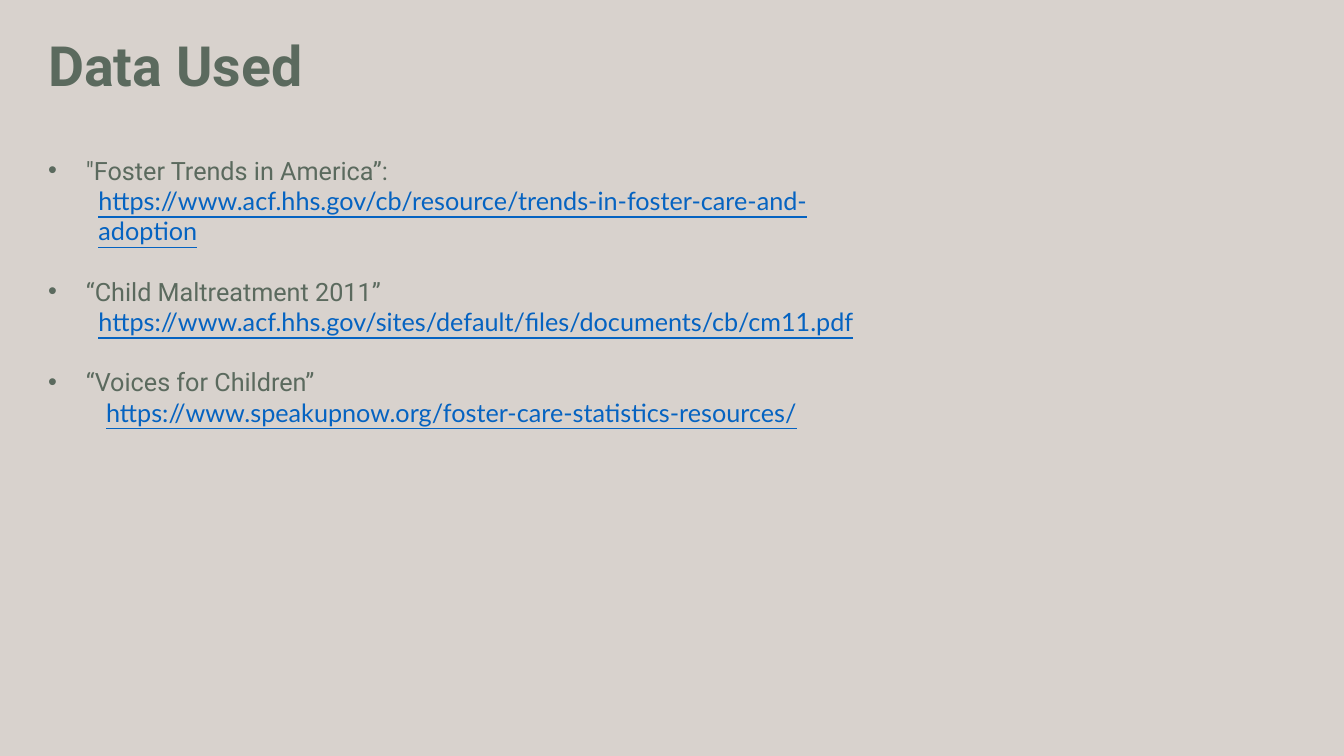
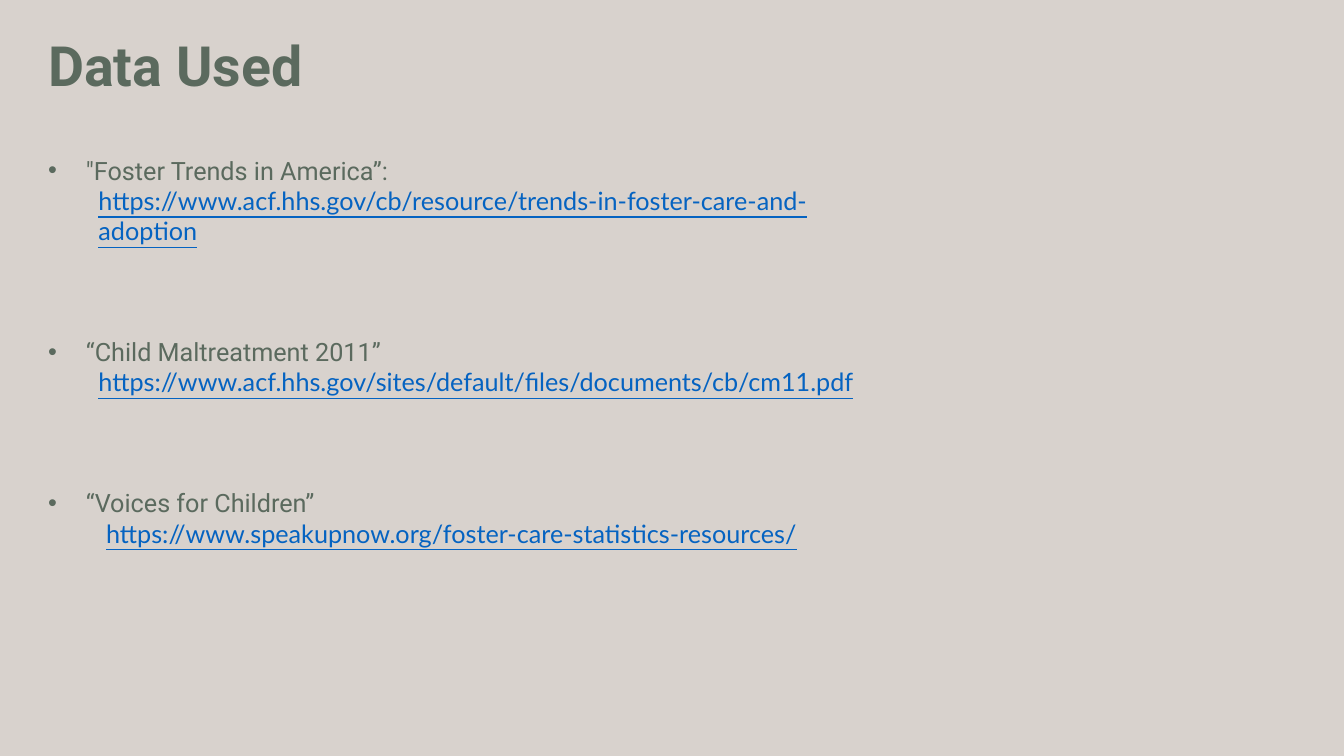
Before and after one commit to gemelodyyu/Trends-in-Foster-Care-and-Adoption, a slide deck: slide 11 of Power Point/Project 3-Trends in Foster Care.pptx (slide 7 before the commit). Drawn at 1344x756 pixels with LibreOffice and Linux fonts; fonts in the diff are those of the drawing. Boxes give left, top, right and bottom in pixels: in the first picture for what was removed or moved away, otherwise in the second. Text is boxed around its words. In the diff, an @@ line names an element or a change of style, - is before the commit and + after.

```diff
--- a/Power Point/Project 3-Trends in Foster Care.pptx
+++ b/Power Point/Project 3-Trends in Foster Care.pptx
@@ text ""Foster Trends in America”:" rewrapped from box(86, 161, 853, 426) to box(86, 161, 853, 547) @@
```
Also in this commit, not shown: 5 other slides changed, 5 slides added, 4 slides removed.
